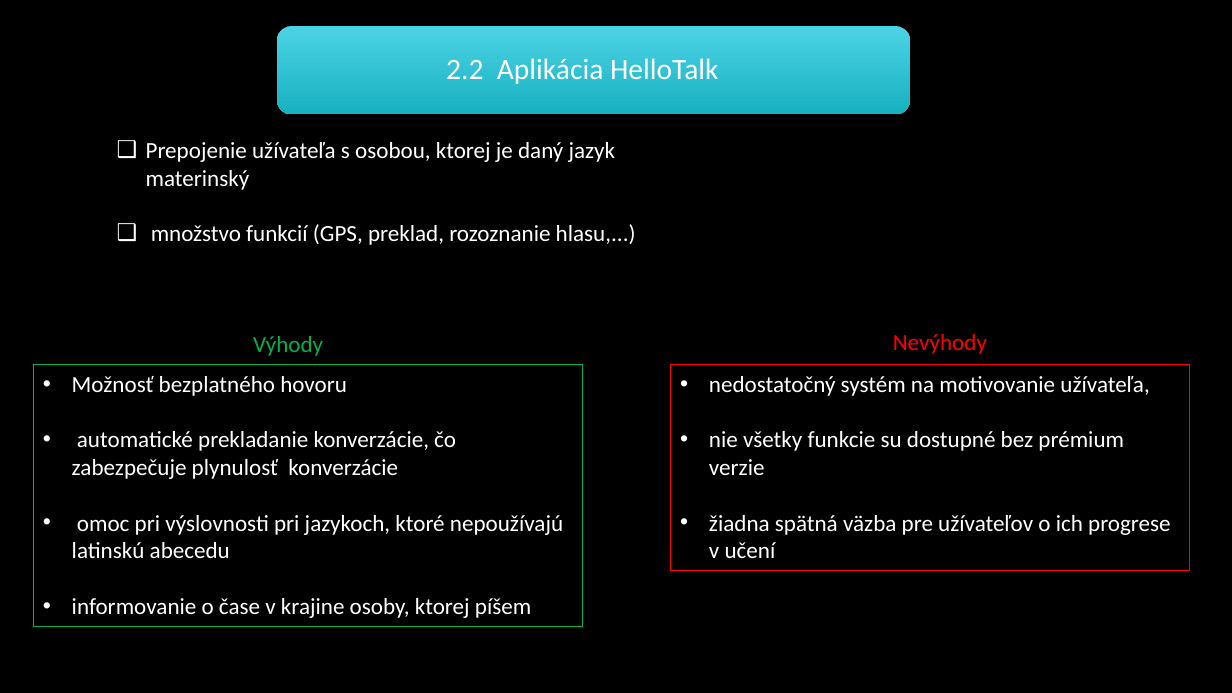
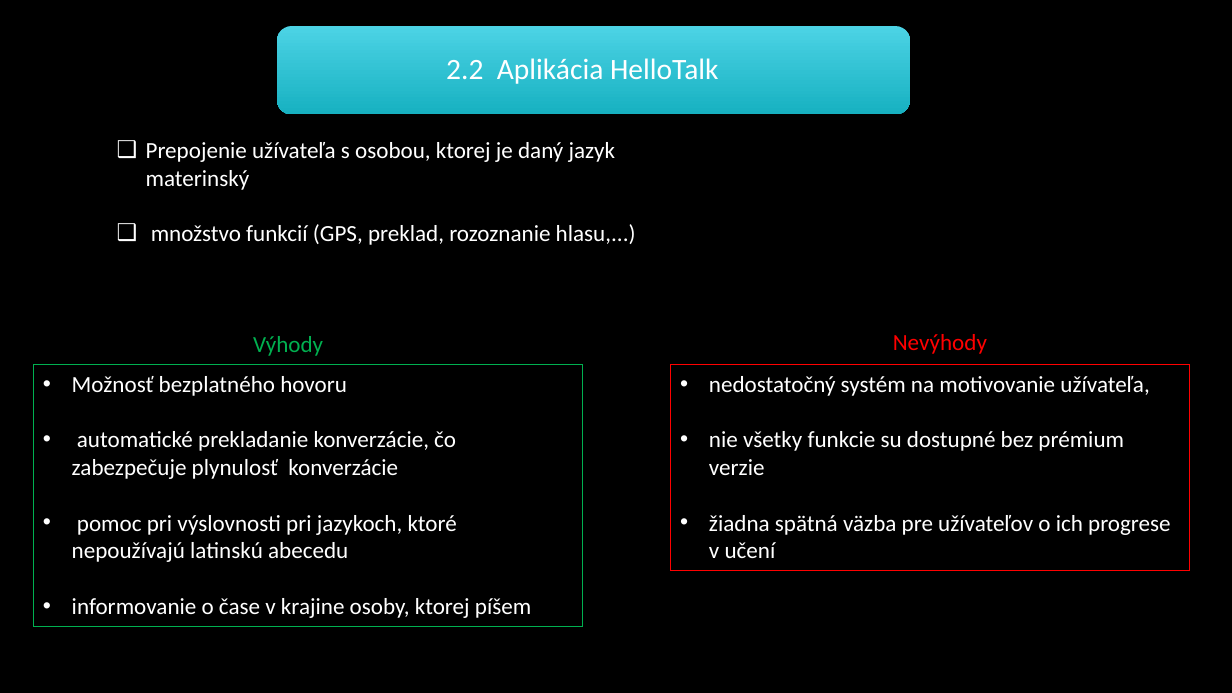
Before and after one commit to RichardSzarka/Semestralna_praca_MIP, a slide deck: slide 8 of Prezentacia_clanok.pptx. Drawn at 1232x693 pixels with LibreOffice and Linux fonts; fonts in the diff are those of the drawing; background and template pictures are left out. Boxes give left, top, right and bottom in pixels: in the first picture for what was removed or moved away, otherwise in the second. Text is boxed around its words. In the diff, an @@ line names an element or a change of style, - is before the commit and + after.

```diff
--- a/Prezentacia_clanok.pptx
+++ b/Prezentacia_clanok.pptx
@@ text in rectangle at bbox=[72, 515, 457, 562]: text changed @@
-• omoc pri výslovnosti pri jazykoch, ktoré nepoužívajú latinskú abecedu
+• pomoc pri výslovnosti pri jazykoch, ktoré nepoužívajú latinskú abecedu
```
Also in this commit, not shown: 2 other slides changed, 1 slide added, 1 slide removed, 4 other files.
